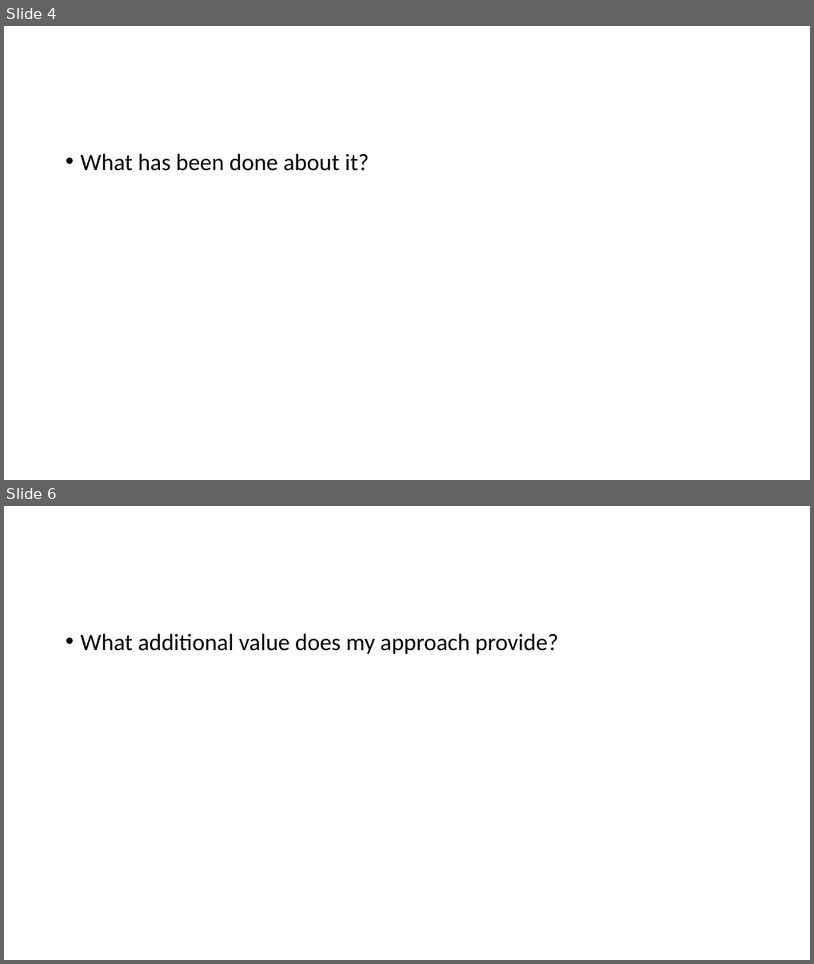
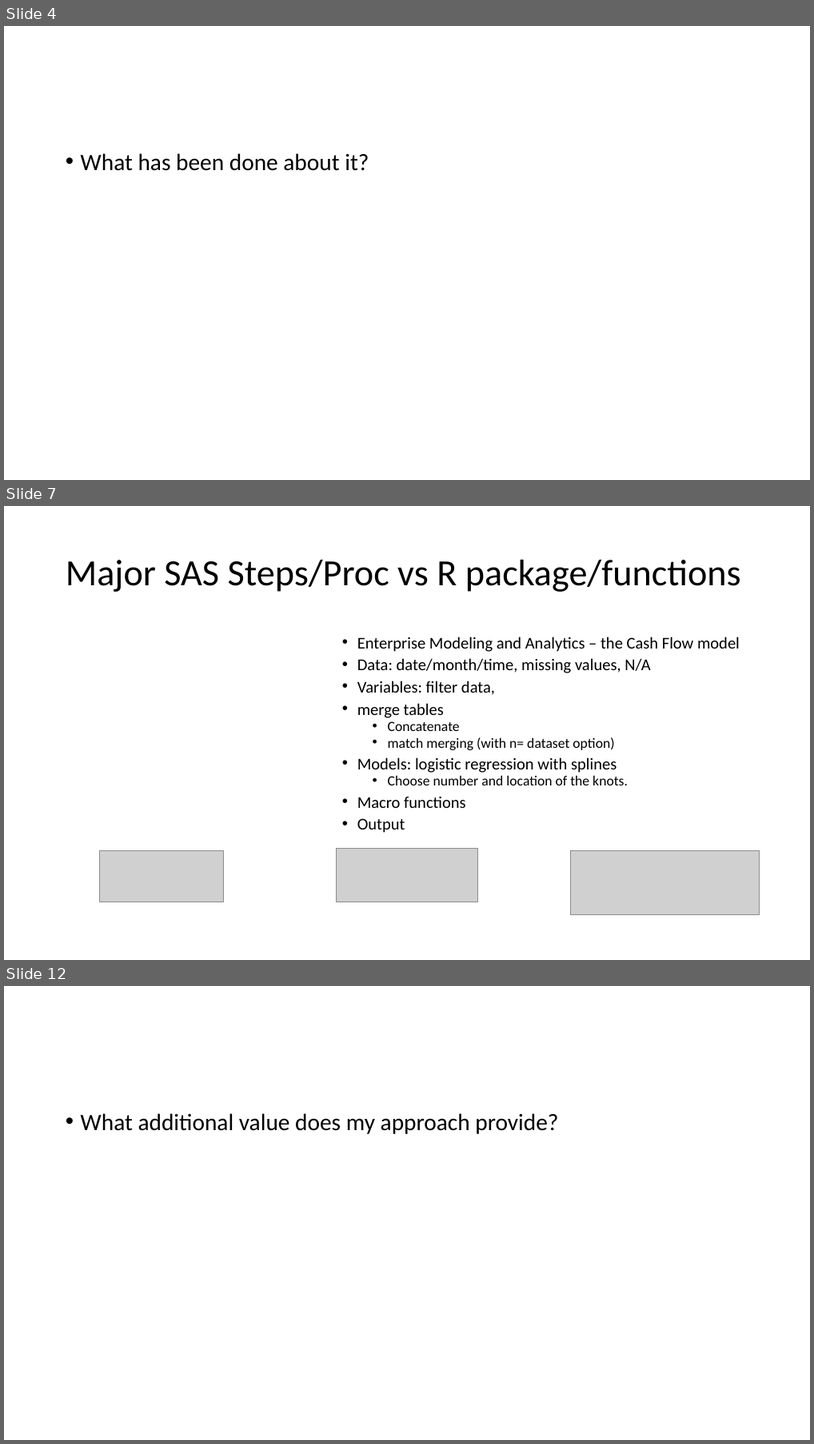
Before and after one commit to wx2123/WSDS-2026-OH, a slide deck: 2026 WSDS - Wujian Xue.pptx. Shown one above the other, each under a label of ours: slides 4 and 6 before the commit, slides 4, 7 and 12 after it; the slides between them are not shown. The pictures are 814x964 and 814x1444 pixels, drawn with LibreOffice and Linux fonts; fonts in the diff are those of the drawing; grey boxes stand for pictures. Boxes give left, top, right and bottom in pixels: in the first picture for what was removed or moved away, otherwise in the second. Text is boxed around its words. In the diff, an @@ line names an element or a change of style, - is before the commit and + after.

```diff
--- a/2026 WSDS - Wujian Xue.pptx
+++ b/2026 WSDS - Wujian Xue.pptx
@@ slide 7 added at [4,506,810,960], background #FFFFFF @@
@@ title added at [66,560,742,592], 44 pt, text #000000 @@
+Major SAS Steps/Proc vs R package/functions
@@ text added at [358,636,740,832], 19.6 pt, text #000000 @@
+• Enterprise Modeling and Analytics – the Cash Flow model
+• Data: date/month/time, missing values, N/A
+• Variables: filter data,
+• merge tables
+  • Concatenate
+  • match merging (with n= dataset option)
+• Models: logistic regression with splines
+  • Choose number and location of the knots.
+• Macro functions
+• Output
@@ picture added at [99,851,223,902] @@
@@ picture added at [336,848,478,902] @@
@@ picture added at [571,851,760,915] @@
@@ what was slide 6 is now slide 12 @@
```
Also in this commit, not shown: 5 slides changed, 5 other slides added.
